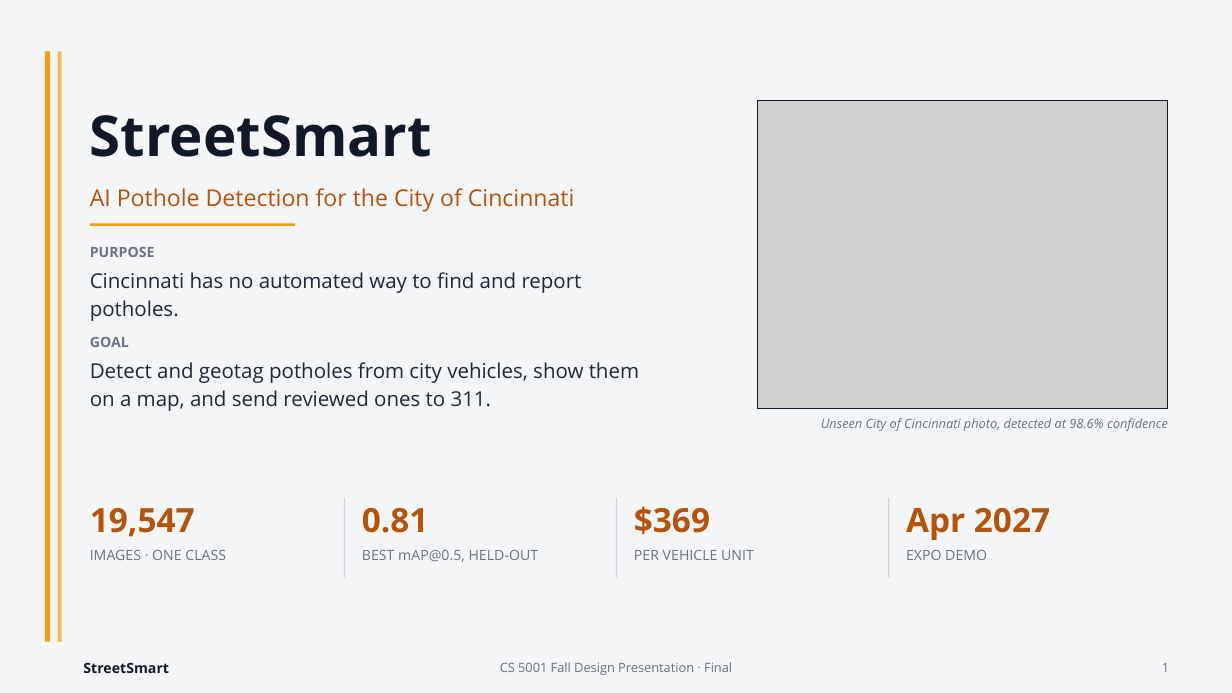
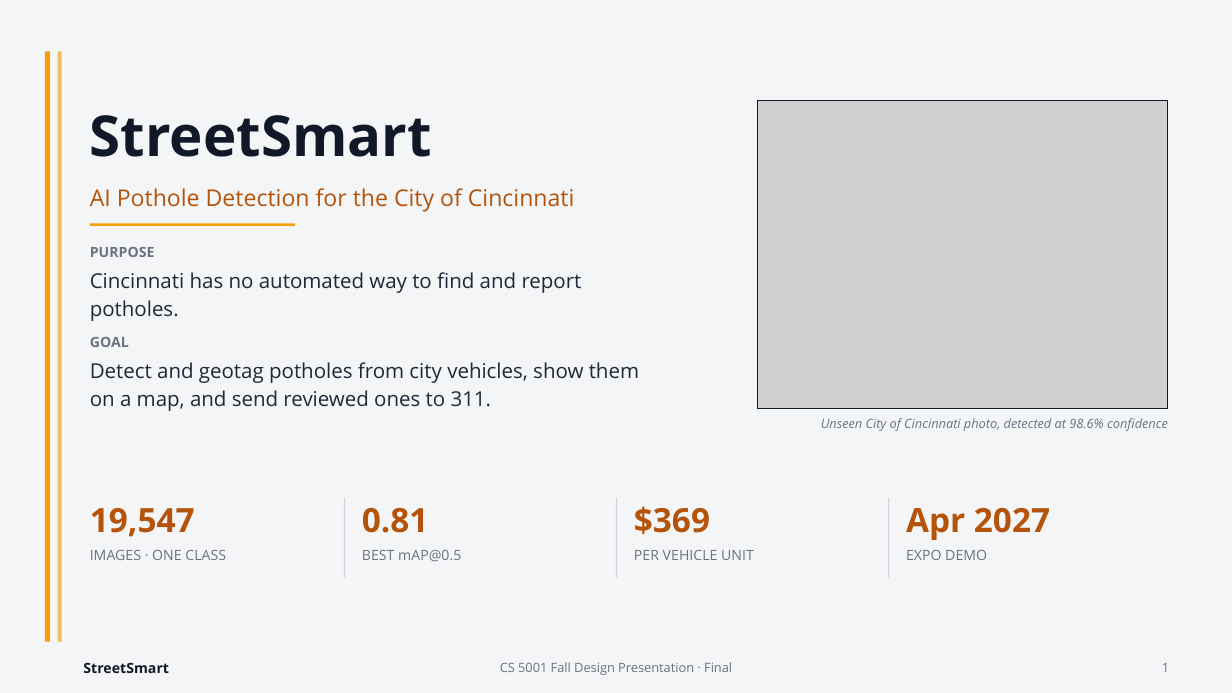
Before and after one commit to Advaitvag/StreetSmart-models, a slide deck: slide 1 of Presentation/StreetSmart_Presentation_Final.pptx. Drawn at 1232x693 pixels with LibreOffice and Linux fonts; fonts in the diff are those of the drawing; grey boxes stand for pictures. Boxes give left, top, right and bottom in pixels: in the first picture for what was removed or moved away, otherwise in the second. Text is boxed around its words. In the diff, an @@ line names an element or a change of style, - is before the commit and + after.

```diff
--- a/Presentation/StreetSmart_Presentation_Final.pptx
+++ b/Presentation/StreetSmart_Presentation_Final.pptx
@@ text at box(362, 550, 461, 561): text changed @@
-BEST mAP@0.5, HELD-OUT
+BEST mAP@0.5
```
Also in this commit, not shown: 1 other slide changed, 3 other files.
